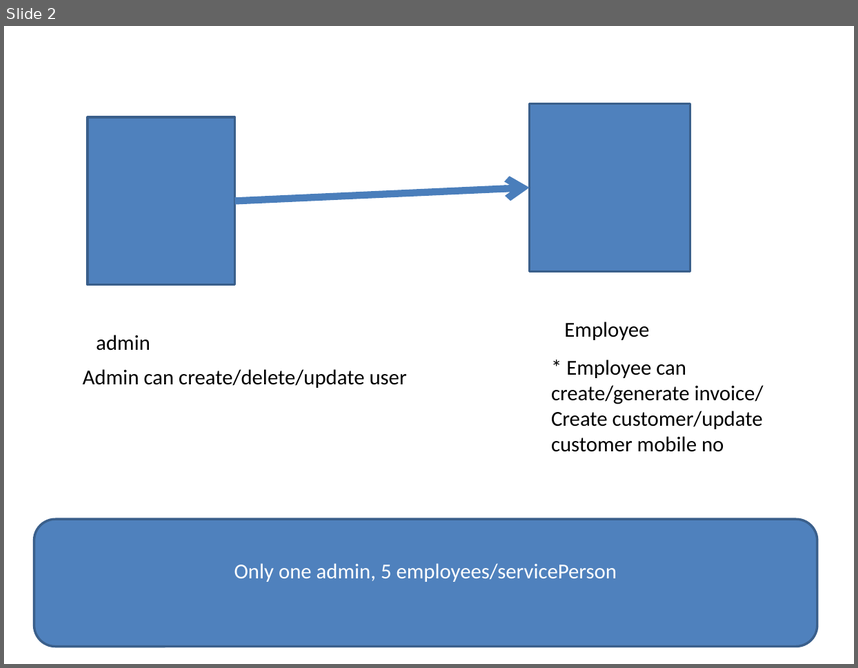
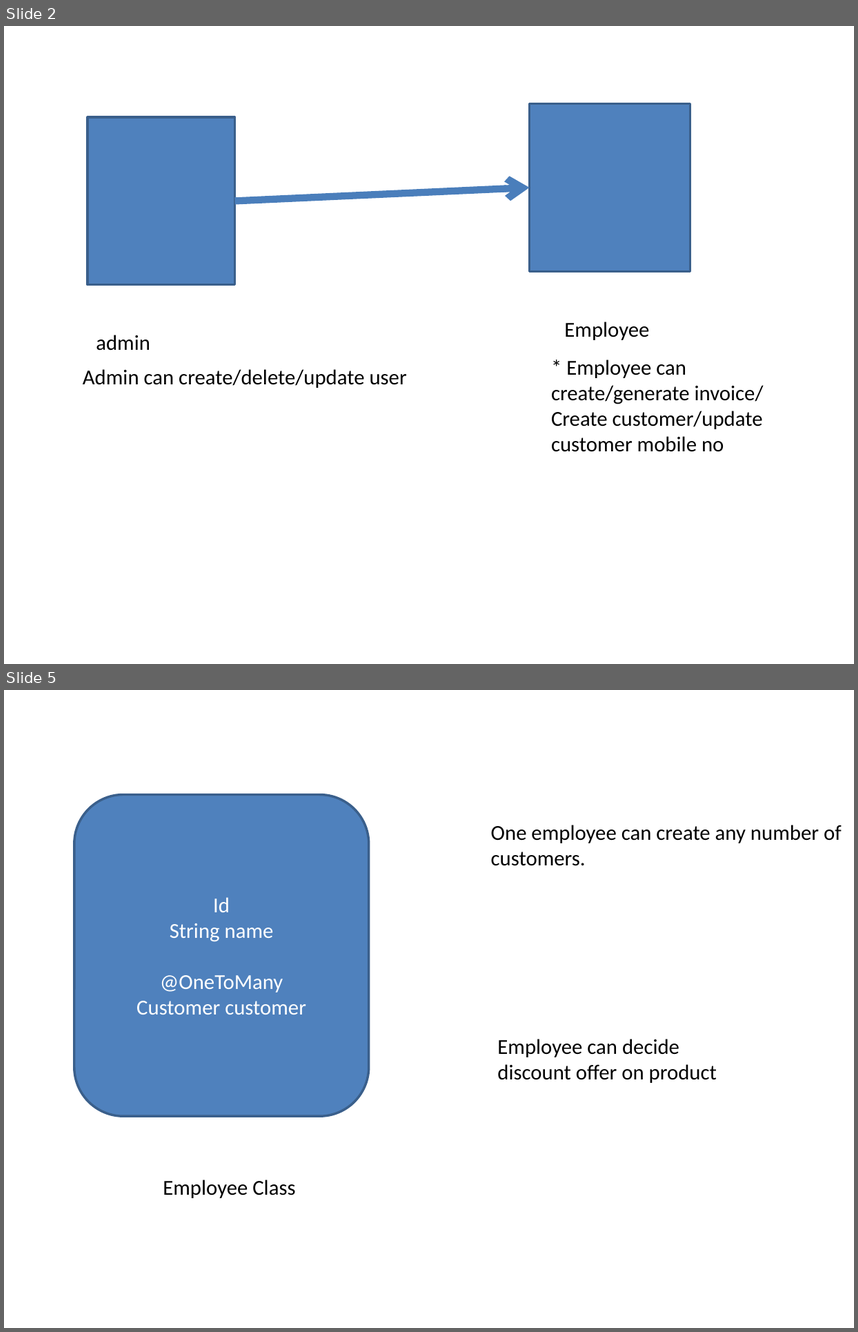
Before and after one commit to prakash8876/spring-jdbc-demo, a slide deck: market/market project.pptx. Shown one above the other, each under a label of ours: slide 2 before the commit, slides 2 and 5 after it; the slides between them are not shown. The pictures are 858x668 and 858x1332 pixels, drawn with LibreOffice and Linux fonts; fonts in the diff are those of the drawing. Boxes give left, top, right and bottom in pixels: in the first picture for what was removed or moved away, otherwise in the second. Text is boxed around its words. In the diff, an @@ line names an element or a change of style, - is before the commit and + after.

```diff
--- a/market/market project.pptx
+++ b/market/market project.pptx
@@ slide 5 added at (x1=4, y1=690, x2=854, y2=1328), background #FFFFFF @@
@@ rounded rectangle added at (x1=74, y1=795, x2=369, y2=1116), fill #4F81BD, outline #3A5F8C 2 pt, 18 pt, text #FFFFFF @@
+Id
+String name
+@OneToMany
+Customer customer
@@ text added at (x1=491, y1=825, x2=842, y2=866), 18 pt, text #000000 @@
+One employee can create any number of
+customers.
@@ text added at (x1=497, y1=1038, x2=717, y2=1083), 18 pt, text #000000 @@
+Employee can decide discount offer on product
@@ text added at (x1=163, y1=1179, x2=295, y2=1198), 18 pt, text #000000 @@
+Employee Class
@@ slide 2 changed as well @@
@@ rounded rectangle removed at (x1=34, y1=519, x2=817, y2=646) @@
-Only one admin, 5 employees/servicePerson
```
Also in this commit, not shown: 1 other slide changed, 4 other slides added.
